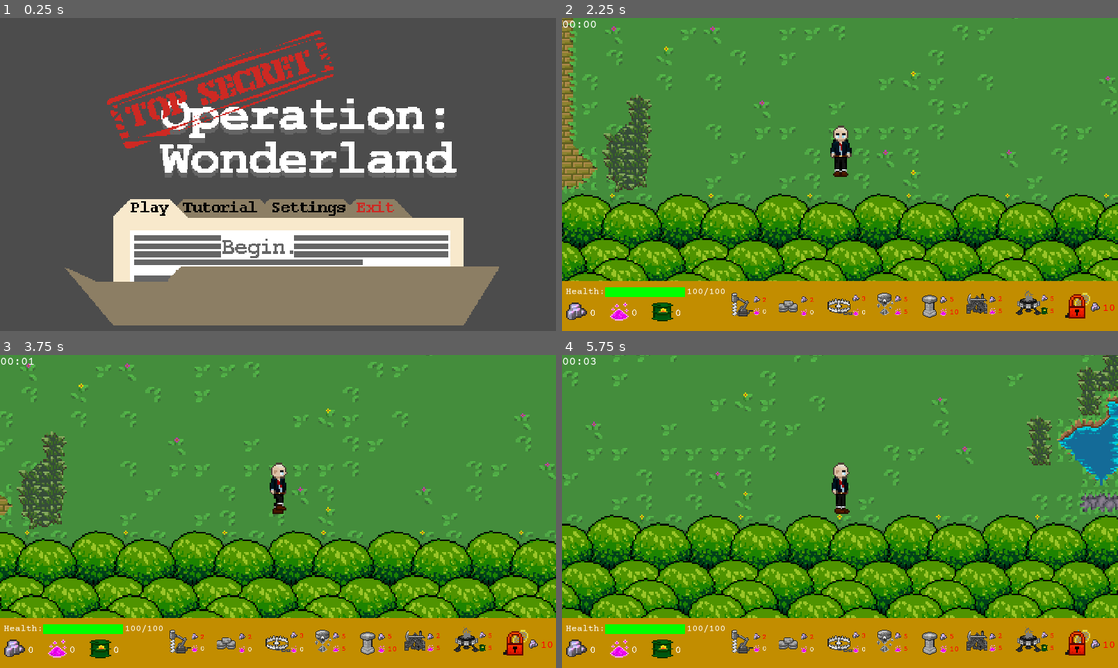
Above: before the commit, frames 1-4 (two rows, left to right).
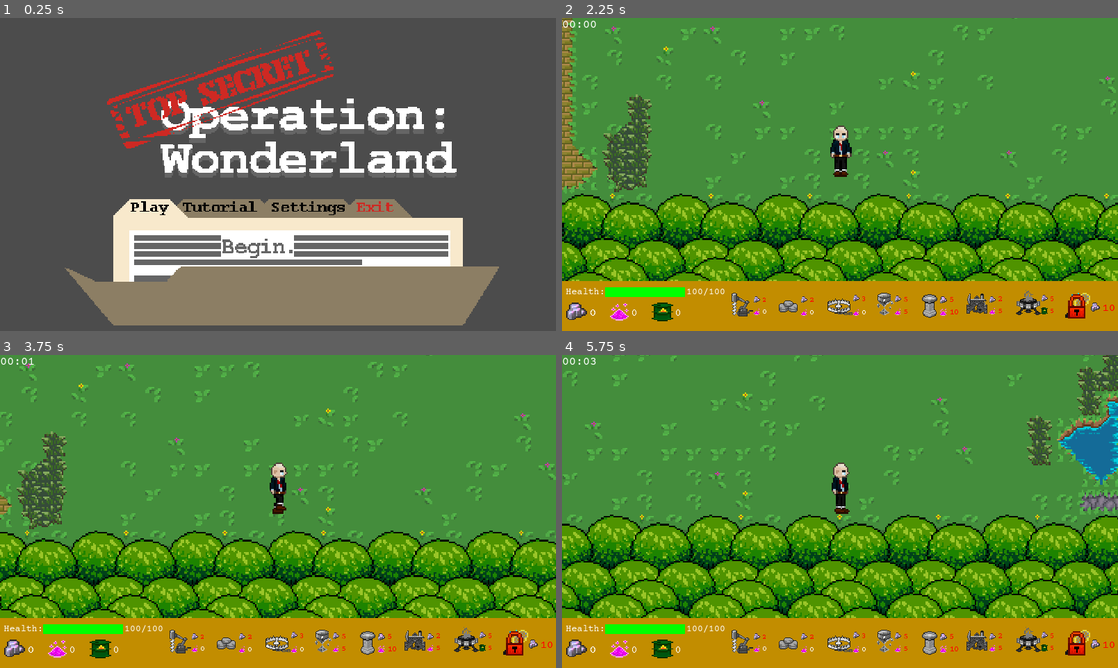
Above: after the commit, the same moments.

Repository: rakthalekk/CSC281-Project
Game: Godot game, scene res://src/MainMenu.tscn
The game is run twice, just before and just after one commit, with the same random seed, the same clock (stepped at 60 frames per second) and the same inputs.
Inputs (mouse positions are in pixels of both pictures, inside the frame that each line leads up to):
- Up to frame 1 (0.25 s): no input
- Up to frame 2 (2.25 s): click (712, 208) at 0.5 s; click (712, 208) at 1.25 s; click (817, 246) at 2 s
- Up to frame 3 (3.75 s): click (517, 642) at 2.75 s; tap Enter at 3.5 s; move the mouse to (400, 495) at 3.52 s; hold D (right) from 3.53 s (still down); hold 1 (1) from 3.53 s (still down)
- Up to frame 4 (5.75 s): tap 2 (2) at 3.8, 4.35 s; move the mouse to (728, 527) at 4.27 s; release D (right) at 4.28 s; release 1 (1) at 4.28 s; hold S (down) 4.28-5.03 s; tap 3 (3) at 4.55 s; tap Space at 5 s; move the mouse to (895, 442) at 5.02 s; hold D (right) from 5.03 s (still down); hold 3 (3) from 5.03 s (still down); tap 4 (4) at 5.3 s

The runs differ from the first frame. In frame 1, 0.9% of the frame differs, in the area x 12-90%, y 4-99%; in frame 2, 2.6%; in frame 3, 2.6%; in frame 4, 3.4%, in the area x 0-100%, y 0-97%.

Commit message:
menu fix, resolution adjustment

Diff:
--- a/281-Project/project.godot
+++ b/281-Project/project.godot
@@ -209,4 +209,5 @@
 
 [rendering]
 
+2d/snapping/use_gpu_pixel_snap=true
 environment/default_environment="res://default_env.tres"
--- a/281-Project/src/HUD.tscn
+++ b/281-Project/src/HUD.tscn
@@ -548,7 +548,7 @@
 [node name="Fairy Swatter" type="AnimatedSprite" parent="."]
 position = Vector2( 1336, 744 )
 frames = SubResource( 9 )
-frame = 2
+frame = 3
 playing = true
 
 [node name="Fairy Swatter Lock" type="TextureButton" parent="Fairy Swatter"]
--- a/281-Project/src/PauseMenu.gd
+++ b/281-Project/src/PauseMenu.gd
@@ -11,6 +11,8 @@
 			else:
 				show()
 				get_tree().paused = true
+			Global.selected_item = null
+			Input.set_custom_mouse_cursor(null)
 
 
 func _on_Button_pressed():
--- a/281-Project/src/Screen.gd
+++ b/281-Project/src/Screen.gd
@@ -3,7 +3,7 @@
 extends Node
 
 onready var vp = get_tree().get_root()
-onready var base_size = Vector2(1920, 1080)
+onready var base_size = Vector2(1440, 810)
 
 var fullscreen = true
 
@@ -49,7 +49,7 @@
 func set_windowed():
 	var window_size = OS.get_screen_size()
 	# I set the windowed version to an arbitrary 80% of screen size here
-	var scale = min(window_size.x / base_size.x, window_size.y / base_size.y) * .8
+	var scale = min(window_size.x / base_size.x, window_size.y / base_size.y) * 0.9
 	var scaled_size = (base_size * scale).round()
 
 	var window_x = (window_size.x / 2) - (scaled_size.x / 2)
--- a/281-Project/src/Tutorial.tscn
+++ b/281-Project/src/Tutorial.tscn
@@ -38,7 +38,6 @@
 
 [node name="TutorialPopup" type="PopupDialog" parent="HUD"]
 pause_mode = 2
-visible = true
 margin_left = 128.0
 margin_top = 144.0
 margin_right = 608.0
--- a/281-Project/src/TutorialPopup.gd
+++ b/281-Project/src/TutorialPopup.gd
@@ -8,7 +8,7 @@
 var dialog = ["Welcome to Operation: Wonderland!\n\nIn this game, you will play as Joe M., a former tax attorney who has recently joined the military.\n\nA fantasy alternate world known as Wonderland was just discovered by the government, and the General wants all troops to investigate this land.",
 "Within the stone deposits of Wonderland, there exists an ore with magical properties, known as Unobtanium.\n\nThe mili …(190 unchanged characters)…
 "Try walking over to that stone deposit, using the WASD keys, and press the C key to start mining.",
-"Good work. Now that you've collected a few chunks of Unobta …(178 unchanged characters)… nium.\n\nThe drill will only mine up to 5 Unobtanium at a time, so make sure to collect it frequently.",
+"Good work. Now that you've collected a few chunks of Unobta …(178 unchanged characters)… nium.\n\nThe drill will only mine up to 3 Unobtanium at a time, so make sure to collect it frequently.",
 "You can use this Unobtanium to place a few more drills and improve your resource output.\n\nTo de-select a structure, click on it again, press Q, or press the middle mouse button.\n\nOnce you have 10 Unobtanium, click the lock in the lower-right corner. This will unlock the Fairy Zapper.",
 "Now that you've obtained the Fairy Zapper, walk north to the glowing log, and press E.\n\nYou can harvest Fairy Dust by interacting next to the log while it is glowing, and create new structures with it.\n\nCollect 3 Fairy Dust.",
 "Excellent! To save you some time gathering more resources, here's 50 Unobtanium and Fairy Dust.\n\nNow, why don't you try fighting some enemies? There's a burrow of bunnies off to your left.",
@@ -59,6 +59,9 @@
 
 
 func show_next_message():
+	Global.selected_item = null
+	Input.set_custom_mouse_cursor(null)
+
 	$Previous.visible = false
 	$Previous.disabled = true
 	$Next.visible = false
@@ -87,6 +90,8 @@
 
 
 func _on_Finish_pressed():
+	Global.selected_item = null
+	Input.set_custom_mouse_cursor(null)
 	get_tree().change_scene("res://src/MainMenu.tscn")
 
 
